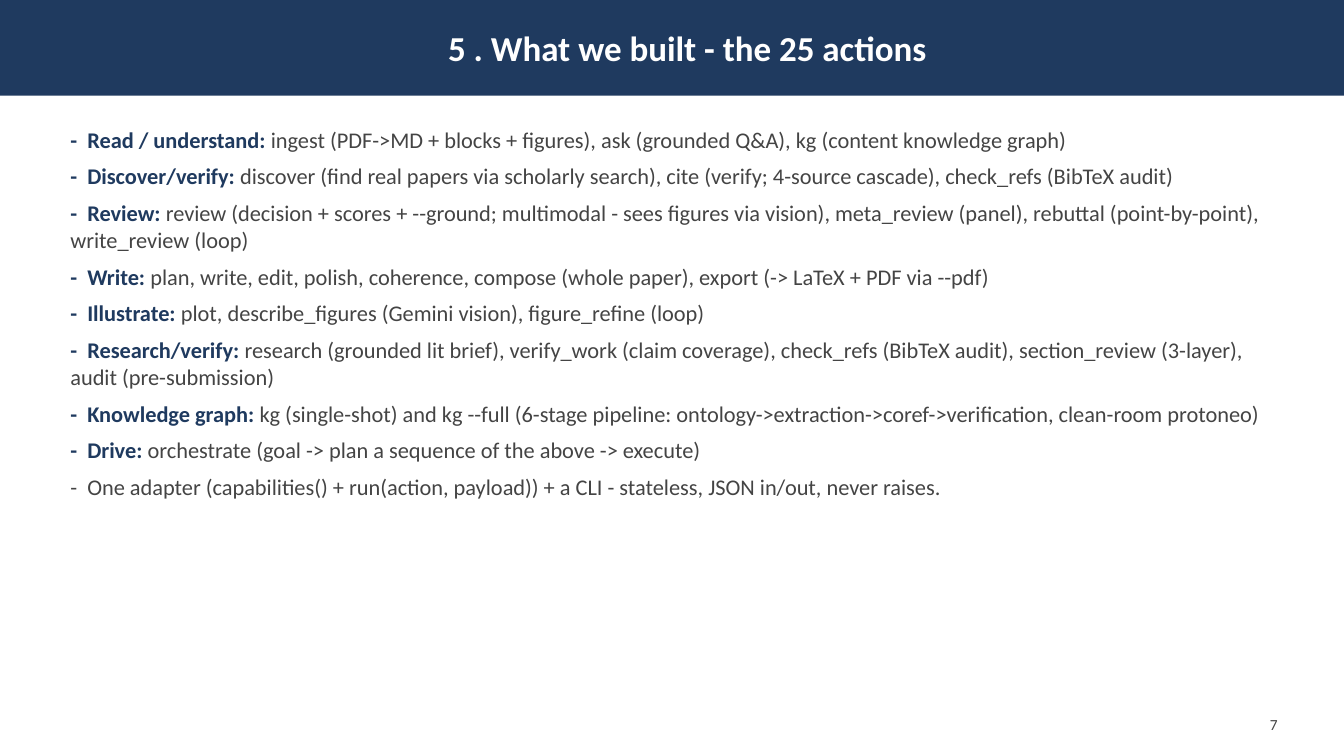
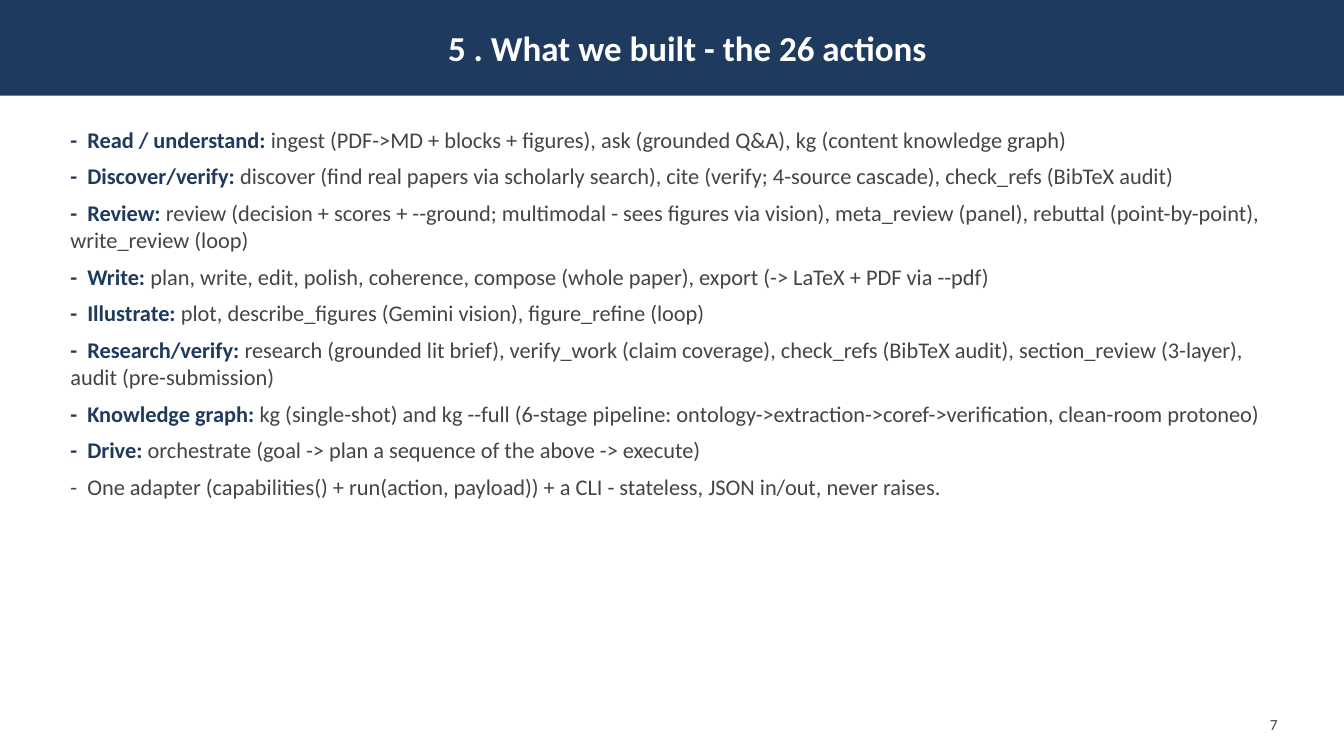
Before and after one commit to iowarp/clio-author, a slide deck: slide 8 of docs/AUTHOR.pptx. Drawn at 1344x756 pixels with LibreOffice and Linux fonts; fonts in the diff are those of the drawing. Boxes give left, top, right and bottom in pixels: in the first picture for what was removed or moved away, otherwise in the second. Text is boxed around its words. In the diff, an @@ line names an element or a change of style, - is before the commit and + after.

```diff
--- a/docs/AUTHOR.pptx
+++ b/docs/AUTHOR.pptx
@@ text in rectangle at box(448, 36, 926, 62): text changed @@
-5 . What we built - the 25 actions
+5 . What we built - the 26 actions
```
Also in this commit, not shown: 3 other slides changed, 19 other files.
